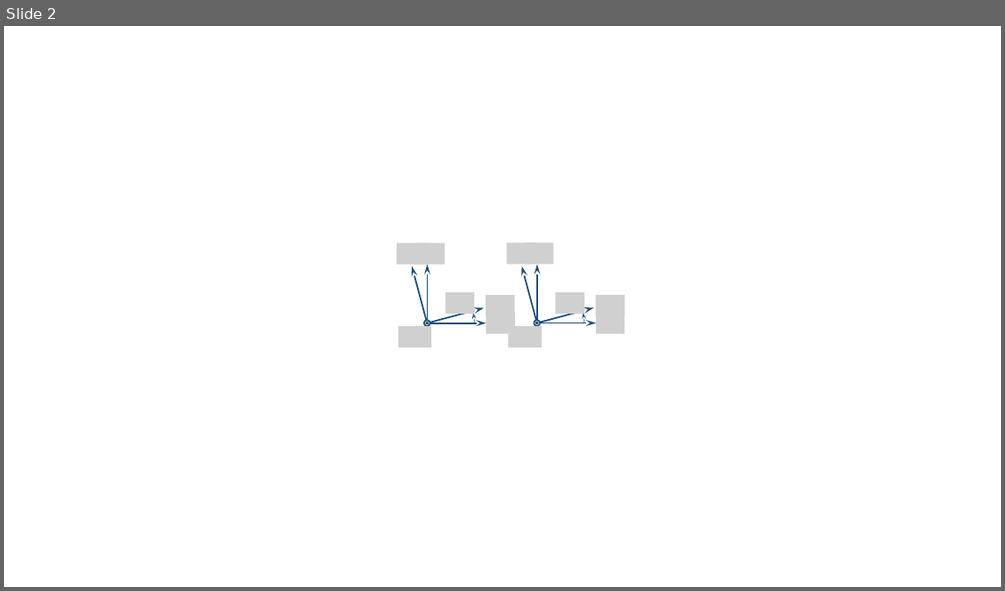
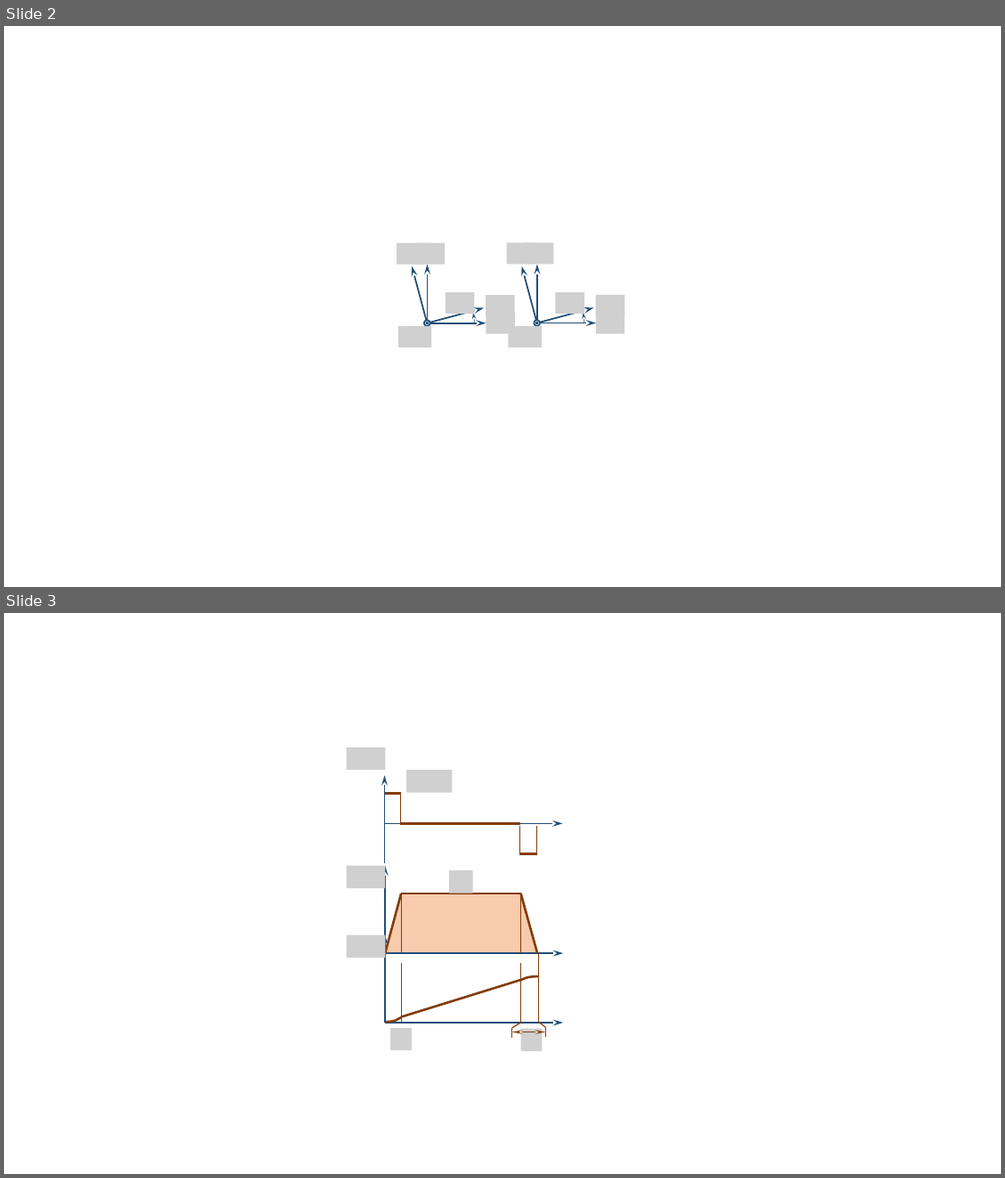
Before and after one commit to xpessoles/Cy_06_PSI_Energetique, a slide deck: Chapitre_01_Energetique/Cy_06_01_Application_04_Mammographie/images/Figures.pptx. Shown one above the other, each under a label of ours: slide 2 before the commit, slides 2 and 3 after it. The pictures are 1005x591 and 1005x1178 pixels, drawn with LibreOffice and Linux fonts; fonts in the diff are those of the drawing; grey boxes stand for pictures; background and template pictures are left out. Boxes give left, top, right and bottom in pixels: in the first picture for what was removed or moved away, otherwise in the second. Text is boxed around its words. In the diff, an @@ line names an element or a change of style, - is before the commit and + after.

```diff
--- a/Chapitre_01_Energetique/Cy_06_01_Application_04_Mammographie/images/Figures.pptx
+++ b/Chapitre_01_Energetique/Cy_06_01_Application_04_Mammographie/images/Figures.pptx
@@ slide 3 added at <box>4,613,1001,1174</box>, background #FFFFFF @@
@@ group added at <box>347,747,563,863</box>: 6 lines, 2 arrows, 2 pictures @@
@@ picture added at <box>347,866,386,888</box> @@
@@ arrow added from (386, 953) to (386, 866), #1F4E79 1.5 pt @@
@@ picture added at <box>449,870,473,892</box> @@
@@ trapezoid added at <box>386,893,538,953</box>, fill #F8CBAD @@
@@ line added from (386, 953) to (401, 893), #843C0B 2.25 pt @@
@@ line added from (401, 893) to (521, 893), #843C0B 2.25 pt @@
@@ line added from (401, 953) to (401, 893), #843C0B 1 pt @@
@@ line added from (521, 893) to (537, 953), #843C0B 2.25 pt @@
@@ line added from (521, 953) to (521, 893), #843C0B 1 pt @@
@@ picture added at <box>347,935,386,957</box> @@
@@ arrow added from (386, 953) to (563, 953), #1F4E79 1.5 pt @@
@@ arrow added from (386, 1022) to (386, 935), #1F4E79 1.5 pt @@
@@ line added from (539, 1022) to (539, 953), #843C0B 1 pt @@
@@ line added from (401, 1022) to (401, 963), #843C0B 1 pt @@
@@ line added from (401, 1017) to (521, 980), #843C0B 2.25 pt @@
@@ line added from (521, 1022) to (521, 963), #843C0B 1 pt @@
@@ freeform shape added at <box>521,976,539,981</box>, fill #FFFFFF, outline #843C0B 2.25 pt @@
@@ arrow added from (386, 1022) to (563, 1022), #1F4E79 1.5 pt @@
@@ freeform shape added at <box>386,1018,401,1022</box>, fill #FFFFFF, outline #843C0B 2.25 pt @@
@@ picture added at <box>390,1028,412,1051</box> @@
@@ line added from (512, 1028) to (521, 1022), #843C0B 1 pt @@
@@ line added from (512, 1038) to (512, 1028), #843C0B 1 pt @@
@@ double arrow added from (545, 1032) to (512, 1032), #843C0B 1 pt @@
@@ picture added at <box>521,1029,542,1051</box> @@
@@ line added from (545, 1027) to (539, 1022), #843C0B 1 pt @@
@@ line added from (545, 1037) to (545, 1027), #843C0B 1 pt @@
```
Also in this commit, not shown: 1 slide changed, 8 other files.
